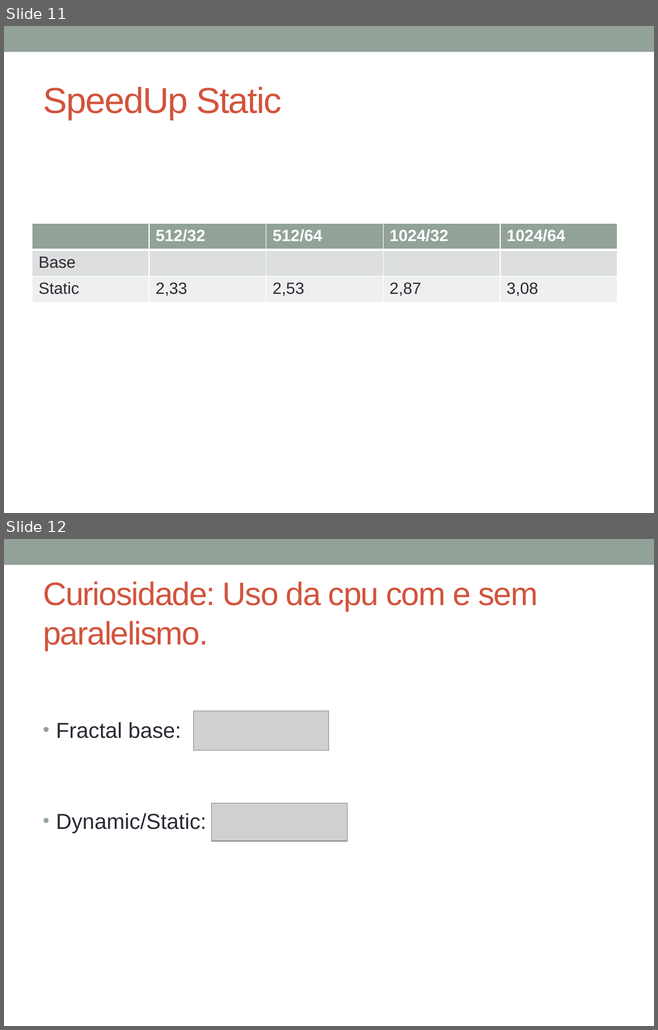
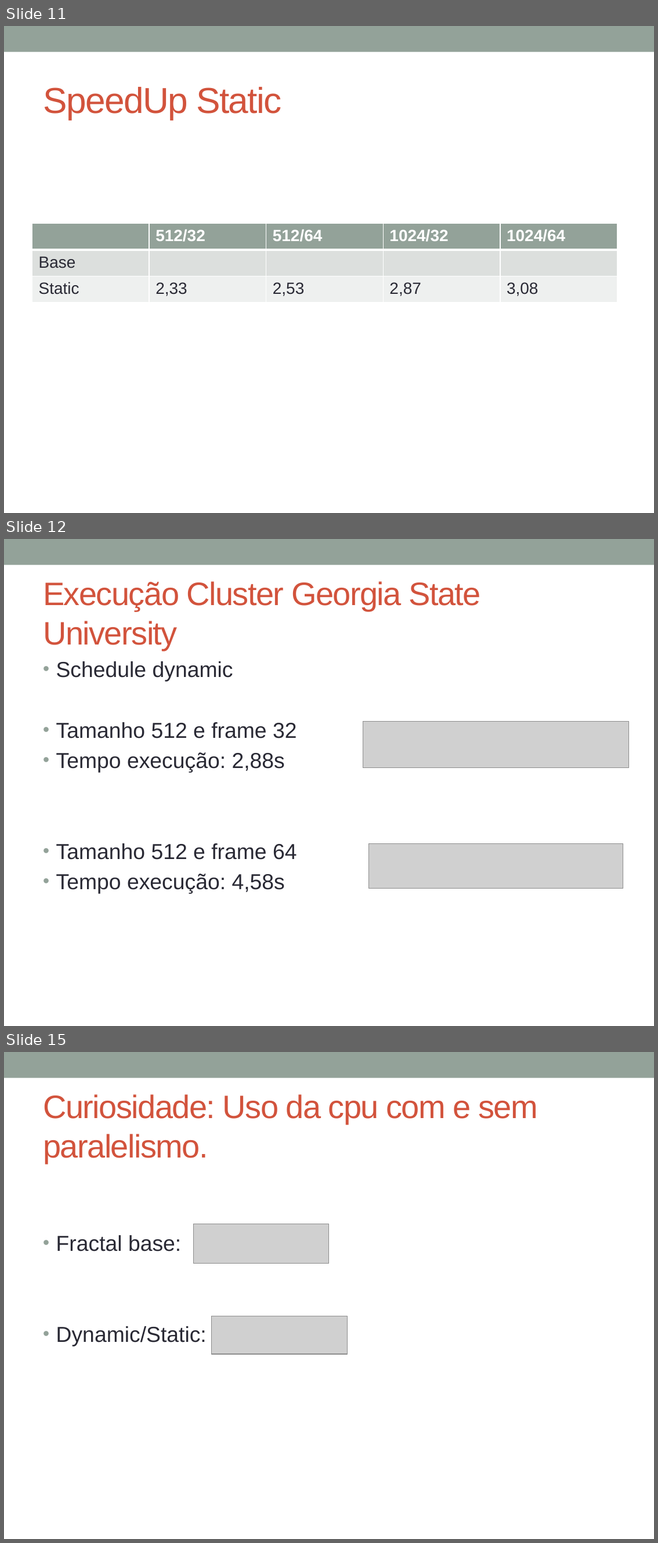
Before and after one commit to henrvelho/elc139-2019a, a slide deck: trabalhos/t4/slides.pptx. Shown one above the other, each under a label of ours: slides 11 and 12 before the commit, slides 11, 12 and 15 after it; the slides between them are not shown. The pictures are 658x1030 and 658x1543 pixels, drawn with LibreOffice and Linux fonts; fonts in the diff are those of the drawing; grey boxes stand for pictures. Boxes give left, top, right and bottom in pixels: in the first picture for what was removed or moved away, otherwise in the second. Text is boxed around its words. In the diff, an @@ line names an element or a change of style, - is before the commit and + after.

```diff
--- a/trabalhos/t4/slides.pptx
+++ b/trabalhos/t4/slides.pptx
@@ slide 12 added at [4,539,654,1026], background #FFFFFF; not listed: 1 template element that a slide beside it also shows @@
@@ title added at [43,581,480,650], 36 pt, text #D2533C @@
+Execução Cluster Georgia State University
@@ text added at [56,661,297,894], 24 pt, text #292934 @@
+• Schedule dynamic
+• Tamanho 512 e frame 32
+• Tempo execução: 2,88s
+• Tamanho 512 e frame 64
+• Tempo execução: 4,58s
@@ picture added at [363,722,628,768] @@
@@ picture added at [368,843,623,889] @@
@@ what was slide 12 is now slide 15 @@
```
Also in this commit, not shown: 2 other slides added, 2 other files.
